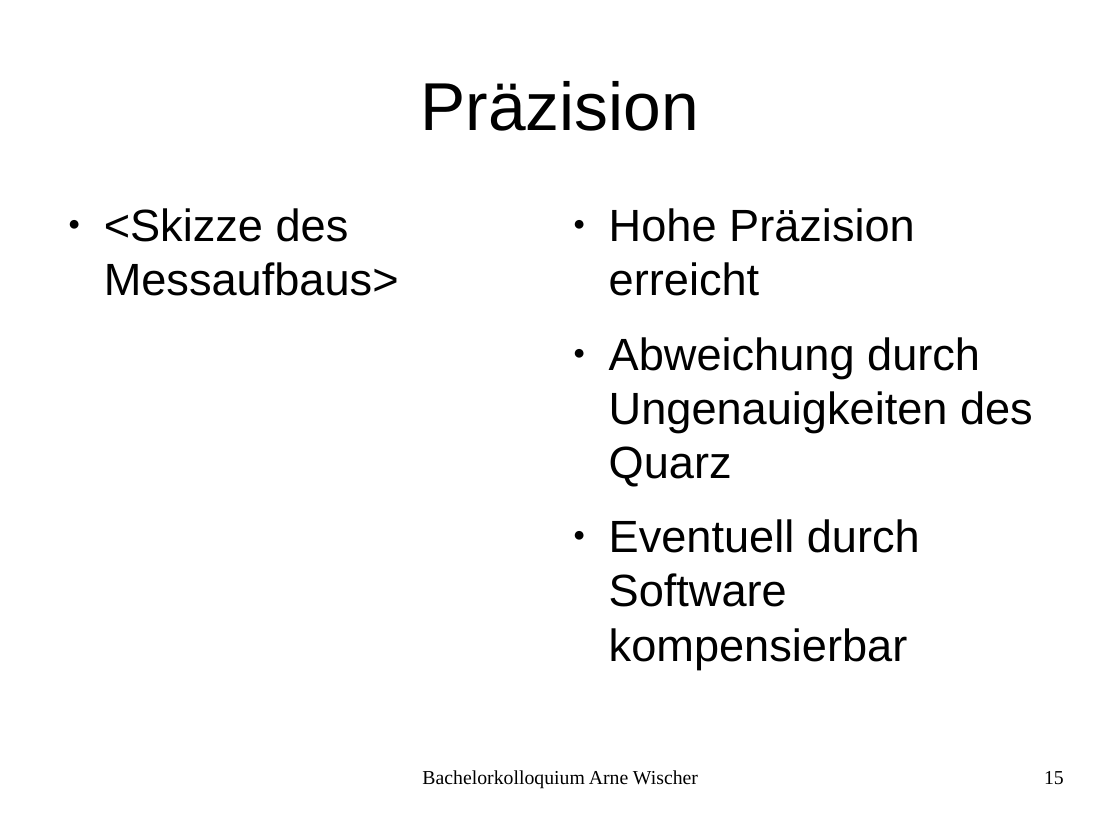
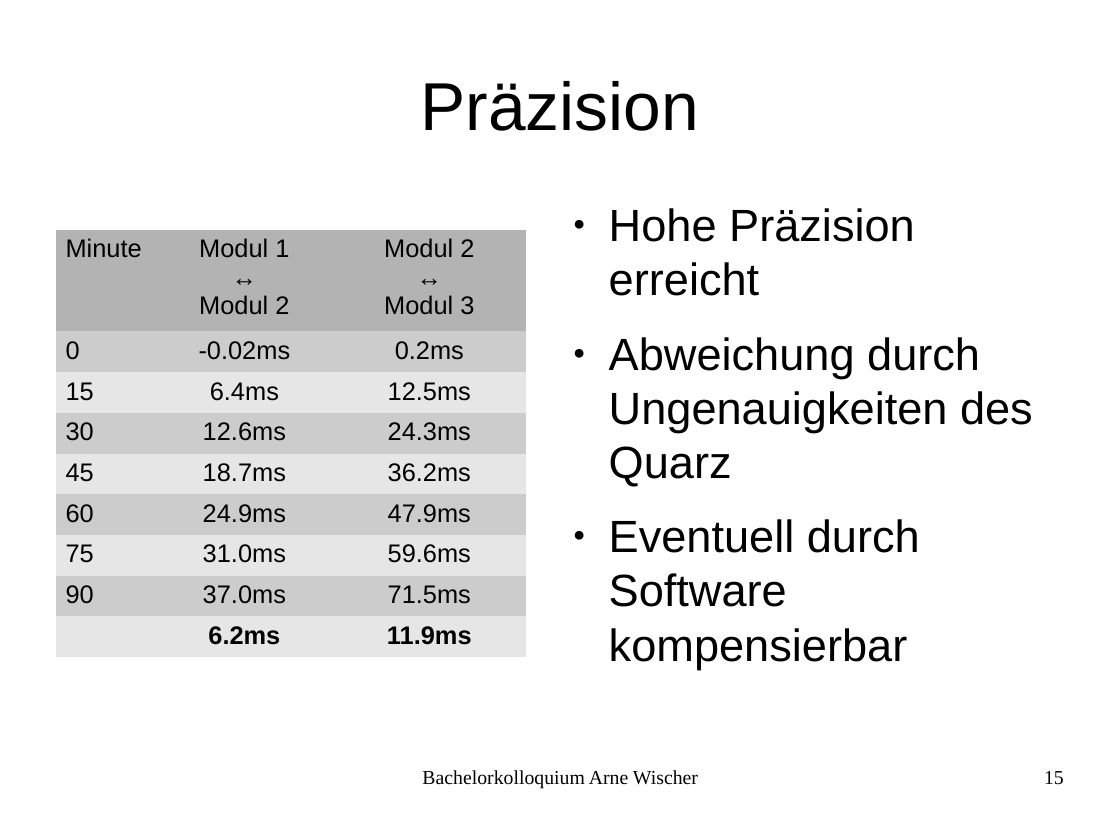
Before and after one commit to fettlaus/Kolloq, a slide deck: slide 15 of Kolloq.odp. Drawn at 1120x840 pixels with LibreOffice and Linux fonts; fonts in the diff are those of the drawing. Boxes give left, top, right and bottom in pixels: in the first picture for what was removed or moved away, otherwise in the second. Text is boxed around its words. In the diff, an @@ line names an element or a change of style, - is before the commit and + after.

```diff
--- a/Kolloq.odp
+++ b/Kolloq.odp
@@ text removed at [104, 208, 399, 296] @@
-● <Skizze des Messaufbaus>
@@ table added at [56, 230, 526, 649], 9 rows, 3 columns @@
+Minute | Modul 1 / ↔ / Modul 2 | Modul 2 / ↔ / Modul 3
+0 | -0.02ms | 0.2ms
+15 | 6.4ms | 12.5ms
+30 | 12.6ms | 24.3ms
+45 | 18.7ms | 36.2ms
+60 | 24.9ms | 47.9ms
+75 | 31.0ms | 59.6ms
+90 | 37.0ms | 71.5ms
+ | 6.2ms | 11.9ms
```
Also in this commit, not shown: 8 other slides changed, 4 other files.
